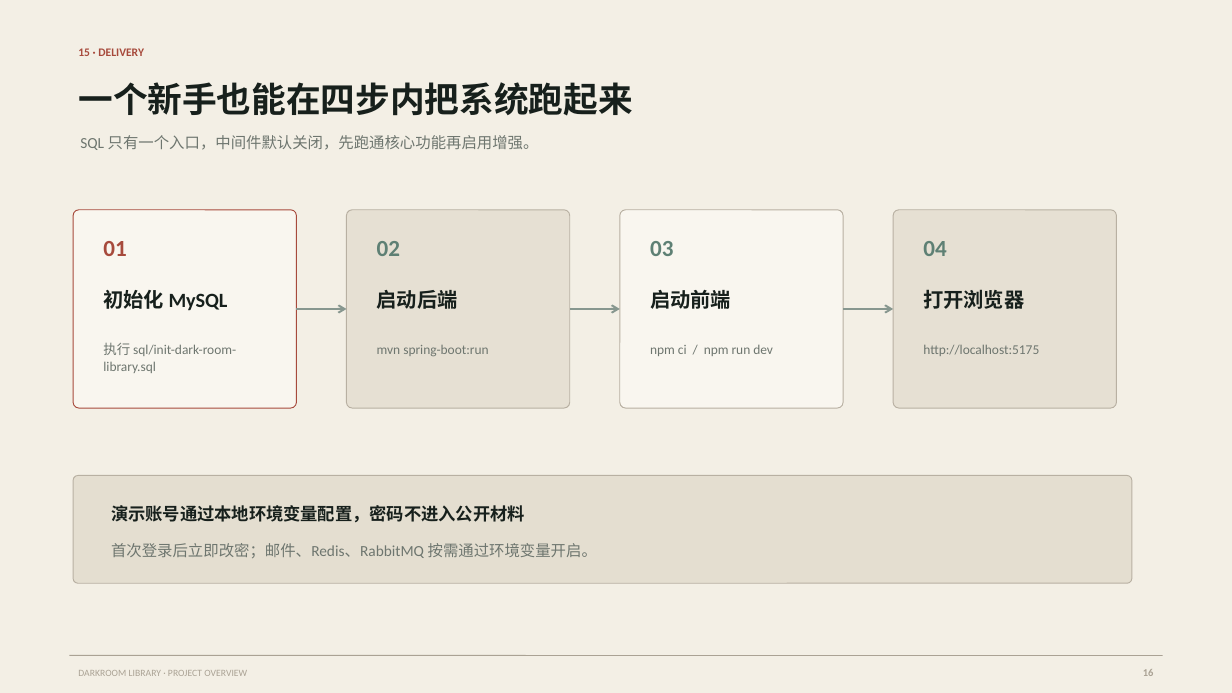
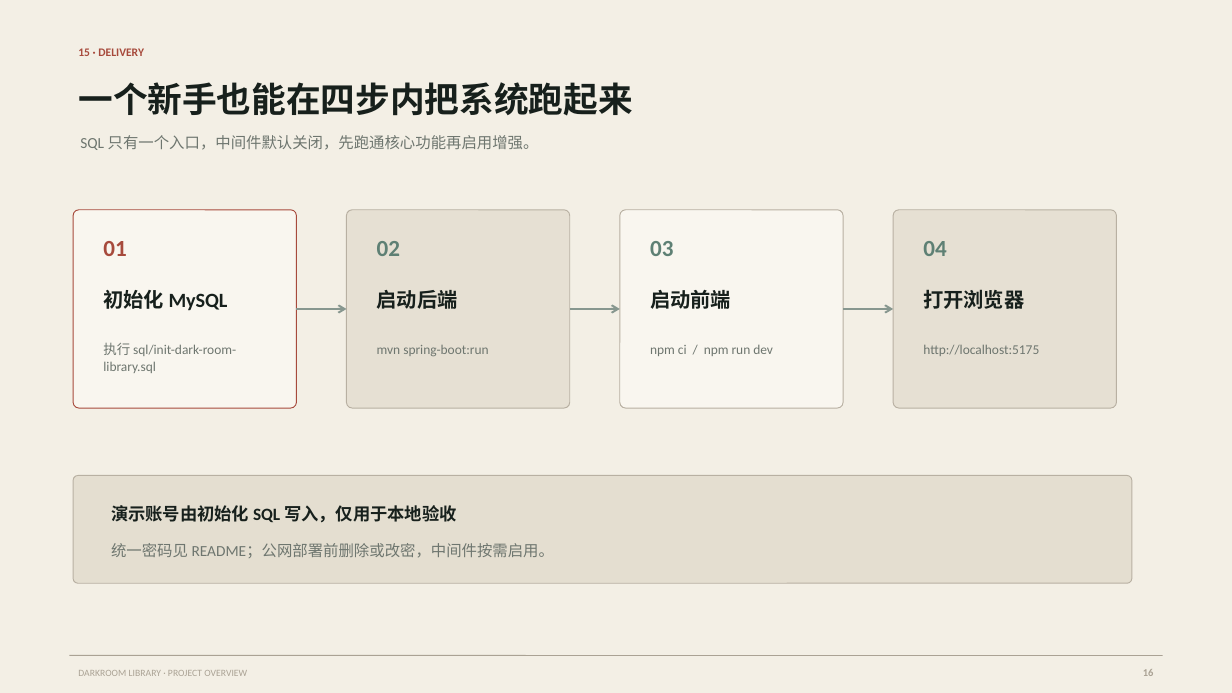
Before and after one commit to NoctilumeDev/DarkRoomLibrary, a slide deck: slide 16 of docs/DarkRoomLibrary-project-overview.pptx. Drawn at 1232x693 pixels with LibreOffice and Linux fonts; fonts in the diff are those of the drawing. Boxes give left, top, right and bottom in pixels: in the first picture for what was removed or moved away, otherwise in the second. Text is boxed around its words. In the diff, an @@ line names an element or a change of style, - is before the commit and + after.

```diff
--- a/docs/DarkRoomLibrary-project-overview.pptx
+++ b/docs/DarkRoomLibrary-project-overview.pptx
@@ text at (111,505,456,522): text changed @@
-演示账号通过本地环境变量配置，密码不进入公开材料
+演示账号由初始化 SQL 写入，仅用于本地验收
@@ text at (111,543,554,558): text changed @@
-首次登录后立即改密；邮件、Redis、RabbitMQ 按需通过环境变量开启。
+统一密码见 README；公网部署前删除或改密，中间件按需启用。
```
Also in this commit, not shown: 1 other slide changed, 28 other files.
